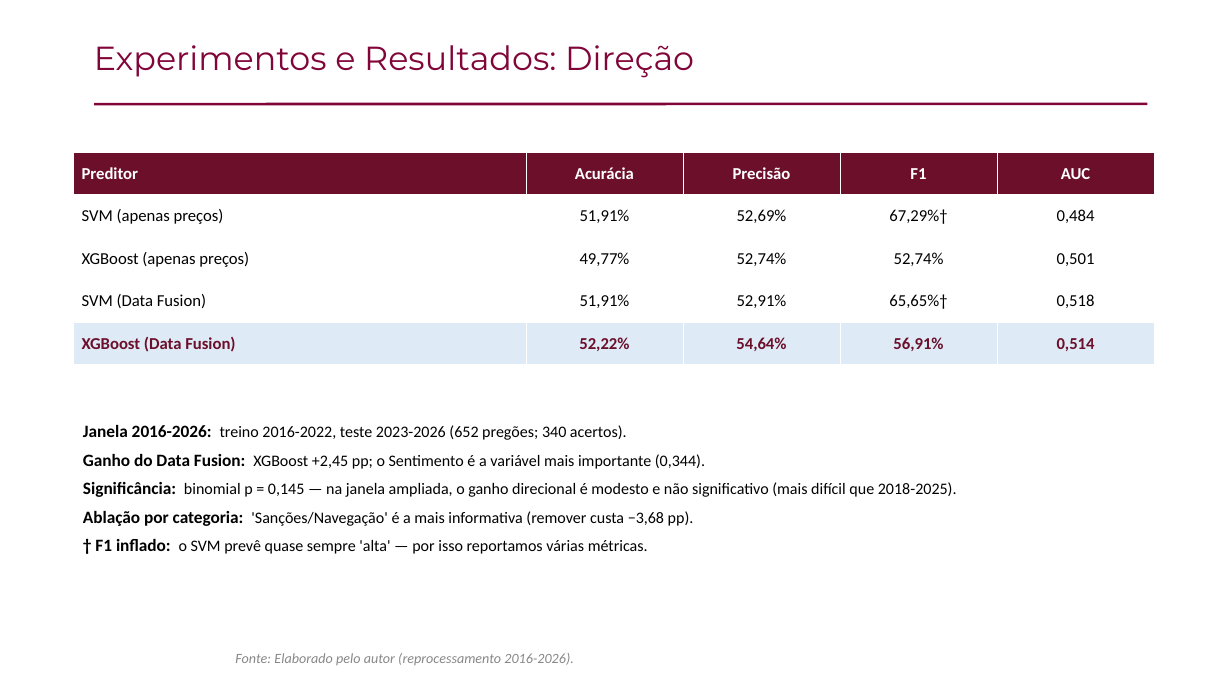
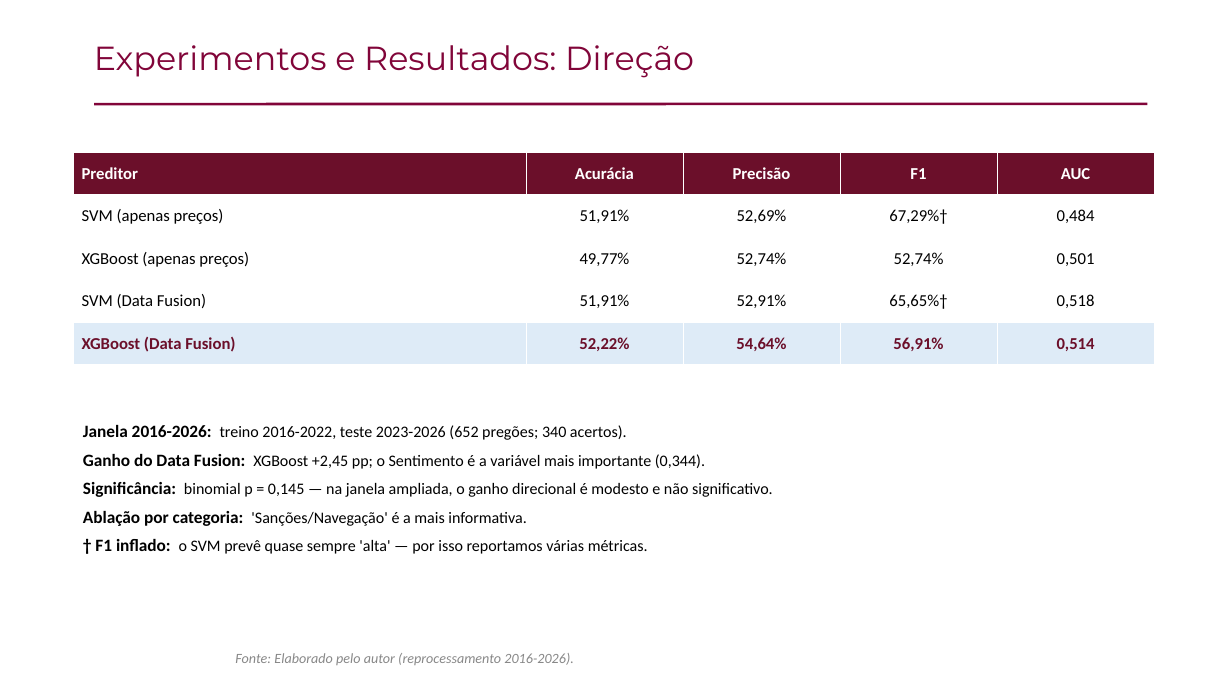
Before and after one commit to vanderbarbosa/coleta_dados_petr4, a slide deck: slide 31 of seminario_julho2026/Apresentacao_Seminario_Julho2026.pptx. Drawn at 1232x693 pixels with LibreOffice and Linux fonts; fonts in the diff are those of the drawing; background and template pictures are left out. Boxes give left, top, right and bottom in pixels: in the first picture for what was removed or moved away, otherwise in the second. Text is boxed around its words. In the diff, an @@ line names an element or a change of style, - is before the commit and + after.

```diff
--- a/seminario_julho2026/Apresentacao_Seminario_Julho2026.pptx
+++ b/seminario_julho2026/Apresentacao_Seminario_Julho2026.pptx
@@ text at (83, 482, 773, 526): text changed @@
-Significância: binomial p = 0,145 — na janela ampliada, o ganho direcional é modesto e não significativo (mais difícil que 2018-2025).
-Ablação por categoria: 'Sanções/Navegação' é a mais informativa (remover custa −3,68 pp).
+Significância: binomial p = 0,145 — na janela ampliada, o ganho direcional é modesto e não significativo.
+Ablação por categoria: 'Sanções/Navegação' é a mais informativa.
```
Also in this commit, not shown: 15 other slides changed, 27 other files.
